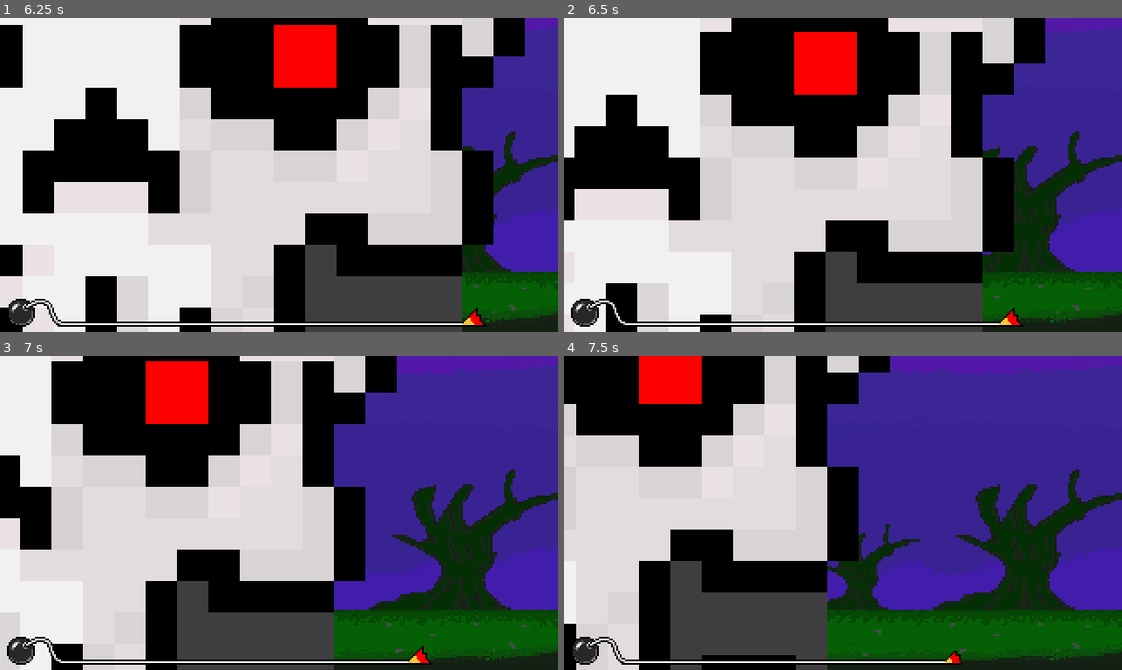
Above: before the commit, frames 1-4 (two rows, left to right).
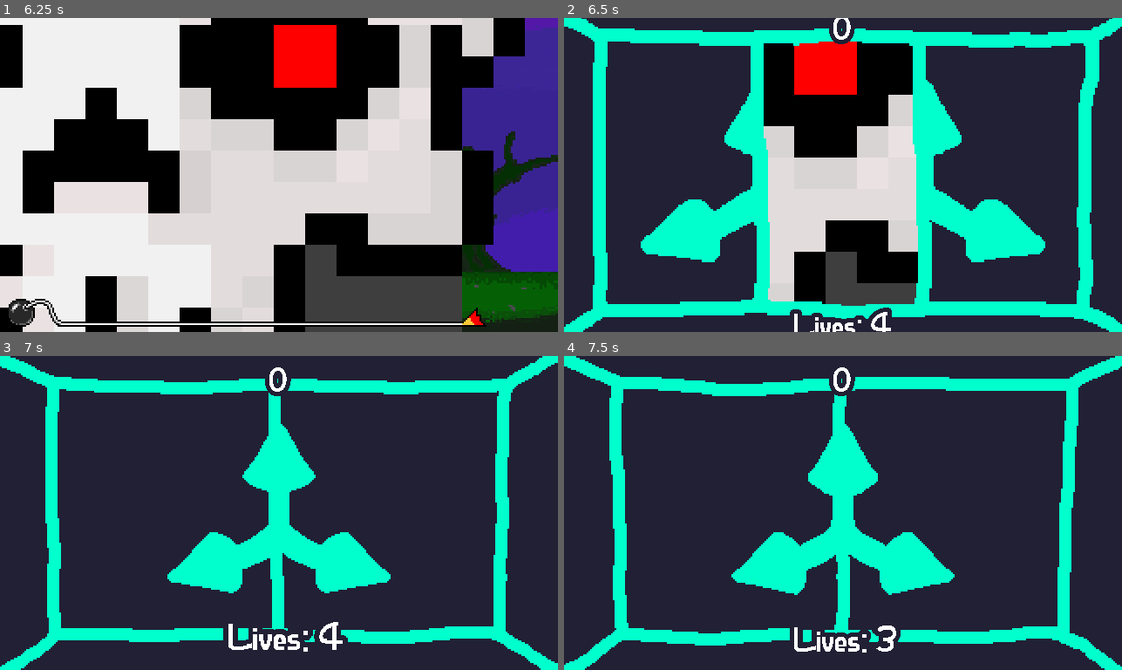
Above: after the commit, the same moments.

Repository: Nour-Fawaz/SkeletonRun
Game: Godot game, scene res://scenes/main/main.tscn
Same seed, same stepped clock (60 frames per second), same inputs: the game is played once before the commit and once after it.
Inputs:
- Up to frame 1 (6.25 s): click "Start" at 0.5 s; tap Enter (ui_accept) at 1.25, 1.52, 2.27, 3.77, 4.52, 5.27 s; hold D (move_right) 1.28-2.78 s; hold A (move_left) 2.78-3.53 s; hold D (move_right) 3.53-5.03 s; hold A (move_left) 5.03-5.78 s; hold D (move_right) from 5.78 s (still down)
- Up to frame 2 (6.5 s): keep holding D (move_right)
- Up to frame 3 (7 s): release D (move_right) at 6.53 s; hold A (move_left) from 6.53 s (still down); tap Enter (ui_accept) at 6.77 s
- Up to frame 4 (7.5 s): keep holding A (move_left)

Frame 1 is identical in both runs. In frame 2, 78% of the frame differs, in the area x 0-100%, y 0-100%; in frame 3, 100%; in frame 4, 100%.

Commit message:
Implemented ending into overall microgame

Diff:
--- a/microgames/SkeletonRun/Skeleton/skeleton_animated_sprite.gd
+++ b/microgames/SkeletonRun/Skeleton/skeleton_animated_sprite.gd
@@ -10,14 +10,14 @@
 func _on_animation_changed() -> void:
 
 	if animation == "jumpscare":
-		scale = Vector2(0.02, 0.02)
+		scale = Vector2(0.02, 0.02) # set scale smaller than walk animation
 		offset = Vector2(-200, 0) # move tetxure so that its centered
 
 		var tween = create_tween() # create tween
 		tween.tween_property(self, "scale", target_scale, growth_duration) # make it grow to target
 		tween.set_trans(Tween.TRANS_QUAD).set_ease(Tween.EASE_OUT) # to burst out into player face aggresively\
 	else:
-		offset = Vector2.ZERO
+		offset = Vector2.ZERO # reset offset
 
 
 # Called every frame. 'delta' is the elapsed time since the previous frame.
--- a/microgames/SkeletonRun/skeleton_run_main.gd
+++ b/microgames/SkeletonRun/skeleton_run_main.gd
@@ -17,4 +17,6 @@
 
 func _on_skeleton_body_player_enemy_collision() -> void:
 	print("Enemy bumped into payer!!!")
+	post_game_time = 0.4
+	lose_game.emit()
 	pass # Replace with function body.
